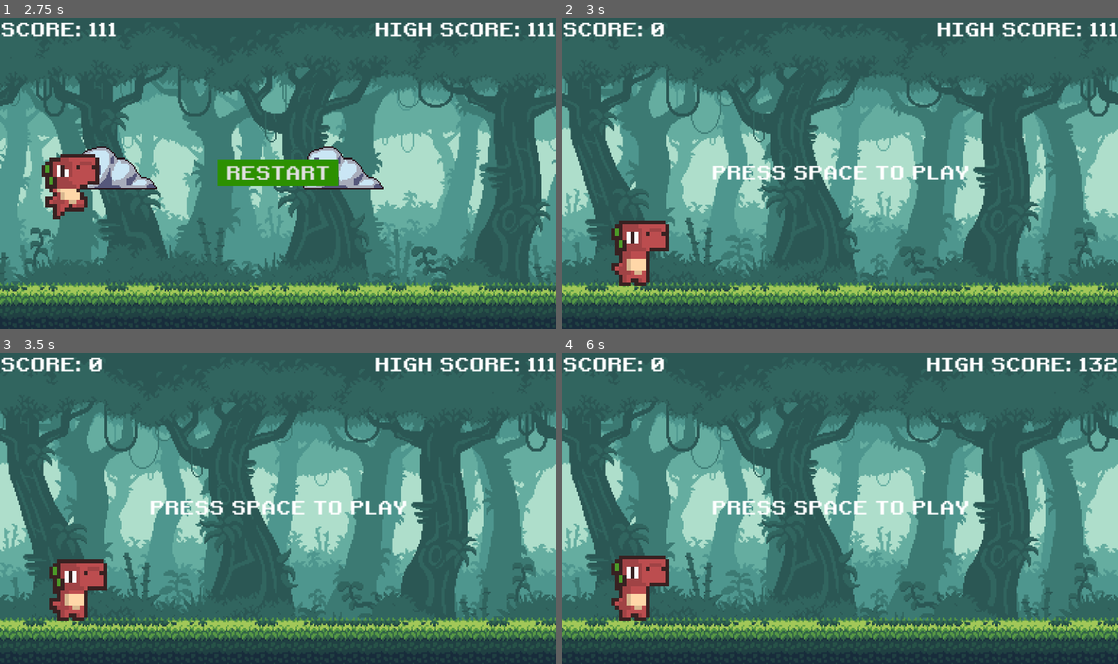
Above: before the commit, frames 1-4 (two rows, left to right).
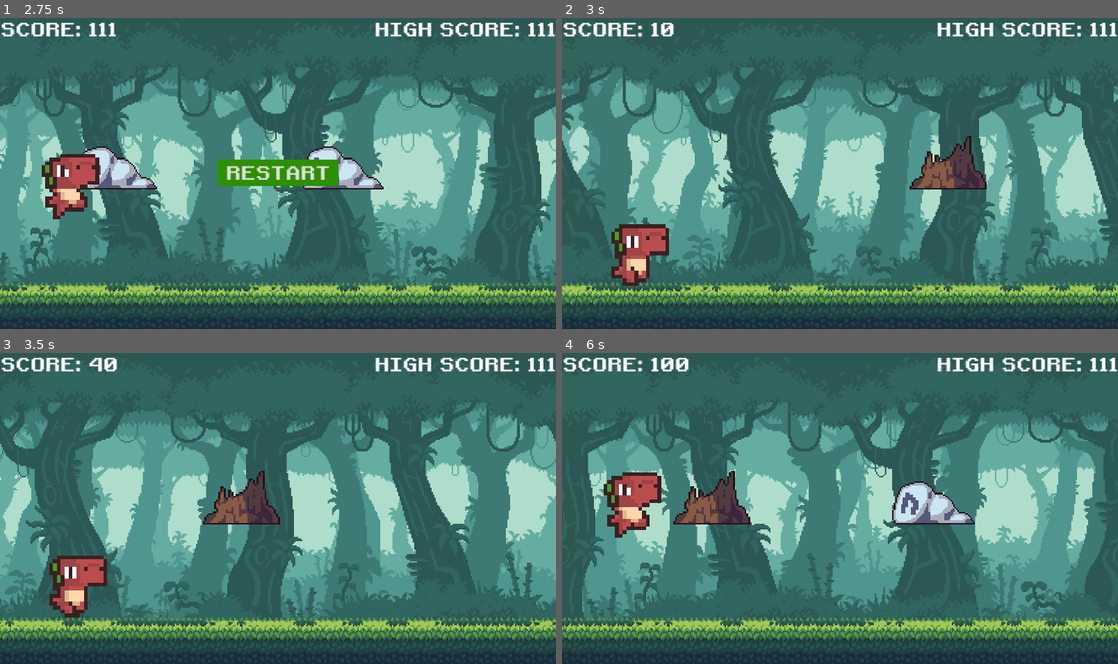
Above: after the commit, the same moments.

Repository: docler/Makina
Game: Godot game, scene res://scenes/main.tscn
Same seed, same stepped clock (60 frames per second), same inputs: the game is played once before the commit and once after it.
Inputs (mouse positions are in pixels of both pictures, inside the frame that each line leads up to):
- Up to frame 1 (2.75 s): tap Space at 0.5 s; move the mouse to (400, 157) at 0.52 s; hold Enter (ui_accept) 0.53-1.28 s; click (400, 157) at 0.67 s; move the mouse to (166, 189) at 1.27 s; tap Enter (ui_accept) at 1.35, 1.52, 1.82 s; click (166, 189) at 1.42 s; move the mouse to (333, 105) at 2.02 s; hold Down (ui_down) from 2.03 s (still down); hold Enter (ui_accept) from 2.03 s (still down); click (333, 105) at 2.17 s
- Up to frame 2 (3 s): release Down (ui_down) at 2.75 s; release Enter (ui_accept) at 2.75 s; click "RESTART" at 2.75 s
- Up to frame 3 (3.5 s): no input
- Up to frame 4 (6 s): tap Space at 3.5 s; move the mouse to (812, 570) at 3.52 s; tap Enter (ui_accept) at 3.6, 3.77, 4.07 s; click (812, 570) at 3.67 s; click (840, 508) at 4.25 s, where only the run after the commit has a clickable "RESTART"; move the mouse to (1006, 555) at 5.02 s; hold Enter (ui_accept) 5.03-5.75 s; click (1006, 555) at 5.17 s; click (840, 508) at 5.75 s, where only the run before the commit has a clickable "RESTART"

Frame 1 is identical in both runs. In frame 2, 48% of the frame differs, in the area x 0-100%, y 1-93%; in frame 3, 37%; in frame 4, 51%.

Commit message:
Enable touch input

Diff:
--- a/project/project.godot
+++ b/project/project.godot
@@ -19,6 +19,10 @@
 
 window/stretch/mode="canvas_items"
 
+[input_devices]
+
+pointing/emulate_touch_from_mouse=true
+
 [rendering]
 
 renderer/rendering_method="mobile"
--- a/project/scenes/dino.gd
+++ b/project/scenes/dino.gd
@@ -2,6 +2,12 @@
 
 const GRAVITY : int = 4200
 const JUMP_SPEED : int = -1800
+var jump_pressed: bool = false
+
+func _input(event):
+	if event is InputEventScreenTouch:
+		if event.is_pressed():
+			jump_pressed = true
 
 # Called every frame. 'delta' is the elapsed time since the previous frame.
 func _physics_process(delta):
@@ -11,8 +17,9 @@
 			$AnimatedSprite2D.play("idle")
 		else:
 			$RunCol.disabled = false
-			if Input.is_action_pressed("ui_accept"):
+			if Input.is_action_pressed("ui_accept") or jump_pressed:
 				velocity.y = JUMP_SPEED
+				jump_pressed = false
 				#$JumpSound.play()
 			elif Input.is_action_pressed("ui_down"):
 				$AnimatedSprite2D.play("duck")
--- a/project/scenes/main.gd
+++ b/project/scenes/main.gd
@@ -25,6 +25,14 @@
 var ground_height : int
 var game_running : bool
 var last_obs
+var jump_pressed : bool = false
+
+func _input(event):
+	if event is InputEventScreenTouch:
+		if event.is_pressed():
+			jump_pressed = true
+
+
 
 # Called when the node enters the scene tree for the first time.
 func _ready():
@@ -85,8 +93,9 @@
 			if obs.position.x < ($Camera2D.position.x - screen_size.x):
 				remove_obs(obs)
 	else:
-		if Input.is_action_pressed("ui_accept"):
+		if Input.is_action_pressed("ui_accept") or jump_pressed:
 			game_running = true
+			jump_pressed = false
 			$HUD.get_node("StartLabel").hide()
 
 func generate_obs():
